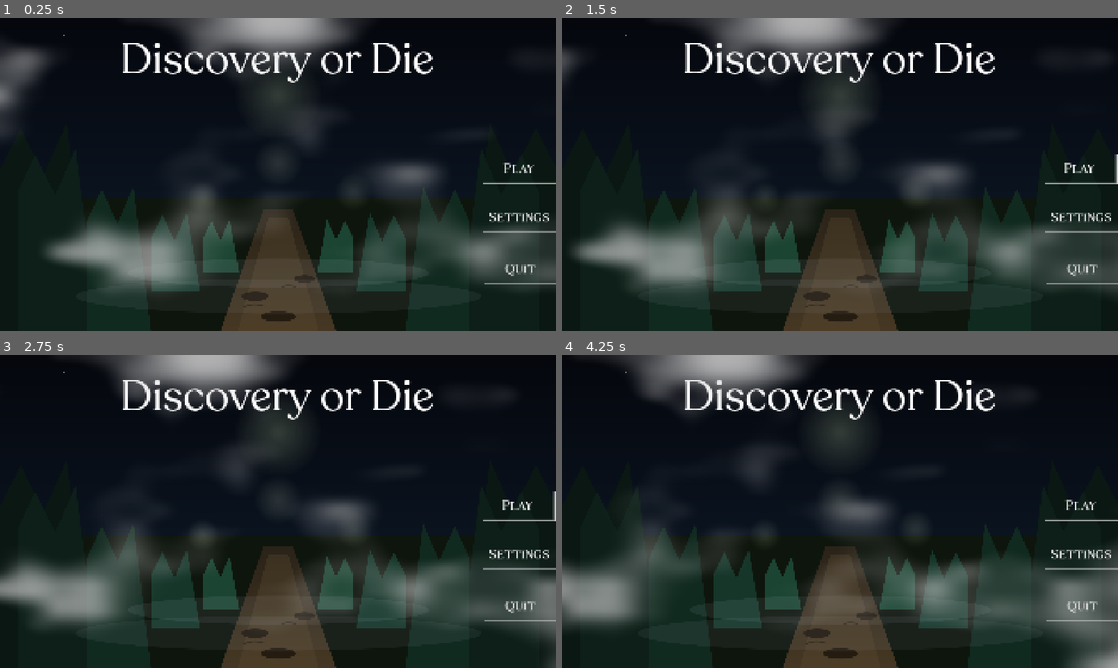
Above: before the commit, frames 1-4 (two rows, left to right).
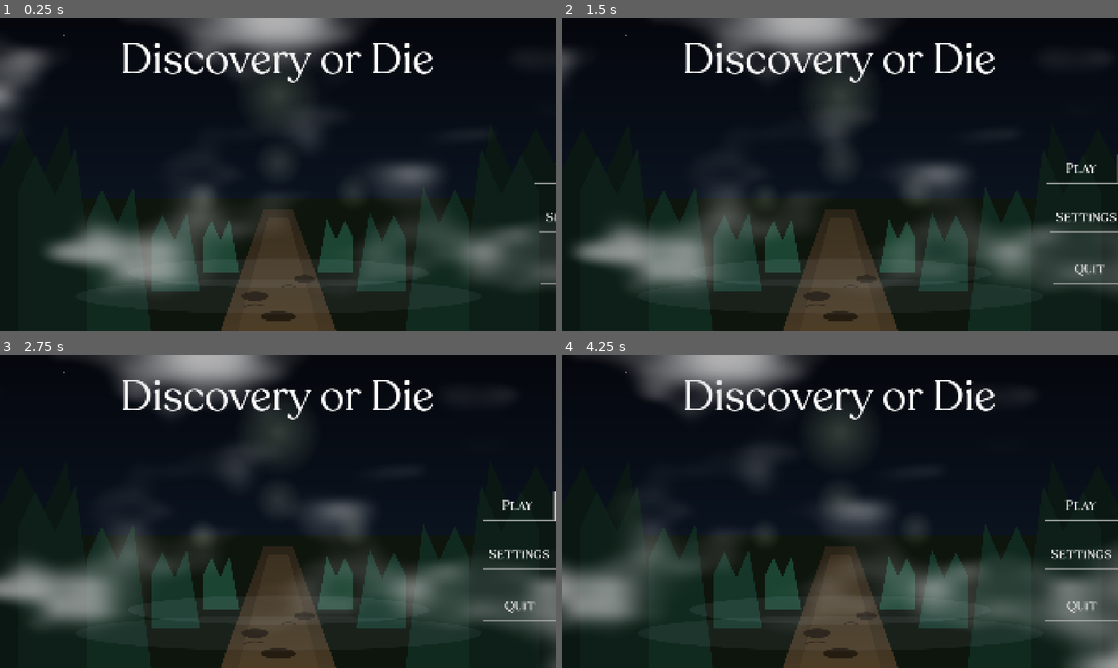
Above: after the commit, the same moments.

Repository: Lumix-Studio/DiscoveryOrDie
Game: Godot game, scene res://src/ui/main menu/main-menu.tscn
Same seed, same stepped clock (60 frames per second), same inputs: the game is played once before the commit and once after it. This scene is started directly instead of the project's main scene.
Inputs (mouse positions are in pixels of both pictures, inside the frame that each line leads up to):
- Up to frame 1 (0.25 s): no input
- Up to frame 2 (1.5 s): click "Play" at 0.5 s; click "Play" at 1.25 s
- Up to frame 3 (2.75 s): click "Play" at 2 s
- Up to frame 4 (4.25 s): move the mouse to (962, 495) at 2.77 s; hold D (dev_panel) 2.78-3.5 s; click (962, 495) at 2.92 s; drag from (728, 527) to (812, 574) at 3.52 s

The runs differ from the first frame. In frame 1, 0.5% of the frame differs, in the area x 86-100%, y 46-86%; in frame 2, 0.5%, in the area x 86-100%, y 43-86%; in frame 3, less than 0.1%; in frame 4, less than 0.1%.

Commit message:
feat: adicionei animações de 'in' a 'main menu'

Diff:
--- /dev/null
+++ b/src/autoloads/main menu/main_menu.gd
@@ -0,0 +1,14 @@
+extends Node2D
+
+@onready var animation_playar = $"Top Layar/AnimationPlayer"
+
+func _ready():
+	animation_playar.play("In")
+
+
+func _on_play_focus_exited() -> void:
+	print("botão acionado")
+
+
+func _on_settings_focus_entered() -> void:
+	print("botão acionado")
--- a/src/ui/main menu/main-menu.tscn
+++ b/src/ui/main menu/main-menu.tscn
@@ -1,6 +1,7 @@
 [gd_scene format=3 uid="uid://7unfcayf8fcv"]
 
 [ext_resource type="Texture2D" uid="uid://qfchfs0of2dw" path="res://assets/backgrounds/bg-trilha.svg" id="1_fvffa"]
+[ext_resource type="Script" uid="uid://keks0f6cr1ud" path="res://src/autoloads/main menu/main_menu.gd" id="1_racw3"]
 [ext_resource type="FontFile" uid="uid://blidbhod7okjh" path="res://src/config/fonts/recoleta/Recoleta-RegularDEMO.otf" id="2_trv5n"]
 [ext_resource type="FontFile" uid="uid://dtq7ngs2akvo3" path="res://src/config/fonts/agatho/Agatho_ BoldCAPS.otf" id="3_trv5n"]
 [ext_resource type="Theme" uid="uid://eocbir08at3y" path="res://src/config/theme ui/theme.tres" id="4_c2med"]
@@ -15,9 +16,84 @@
 
 [sub_resource type="QuadMesh" id="QuadMesh_k0dnv"]
 
+[sub_resource type="Animation" id="Animation_t2ne6"]
+resource_name = "In"
+length = 2.0333333
+tracks/0/type = "value"
+tracks/0/imported = false
+tracks/0/enabled = true
+tracks/0/path = NodePath("Black fade:color")
+tracks/0/interp = 1
+tracks/0/loop_wrap = true
+tracks/0/keys = {
+"times": PackedFloat32Array(0, 2.0333333),
+"transitions": PackedFloat32Array(0.48296818, 0.6),
+"update": 0,
+"values": [Color(0, 0, 0, 1), Color(0, 0, 0, 0)]
+}
+tracks/1/type = "value"
+tracks/1/imported = false
+tracks/1/enabled = true
+tracks/1/path = NodePath("../Center Layar/Play:position")
+tracks/1/interp = 1
+tracks/1/loop_wrap = true
+tracks/1/keys = {
+"times": PackedFloat32Array(0, 2.0333333),
+"transitions": PackedFloat32Array(0.35, 0.34151003),
+"update": 0,
+"values": [Vector2(1921, 470), Vector2(1667, 470)]
+}
+tracks/2/type = "value"
+tracks/2/imported = false
+tracks/2/enabled = true
+tracks/2/path = NodePath("../Center Layar/Settings:position")
+tracks/2/interp = 1
+tracks/2/loop_wrap = true
+tracks/2/keys = {
+"times": PackedFloat32Array(0, 2.0333333),
+"transitions": PackedFloat32Array(0.48296815, 0.36602136),
+"update": 0,
+"values": [Vector2(1921, 639), Vector2(1667, 639)]
+}
+tracks/3/type = "value"
+tracks/3/imported = false
+tracks/3/enabled = true
+tracks/3/path = NodePath("../Center Layar/Quit:position")
+tracks/3/interp = 1
+tracks/3/loop_wrap = true
+tracks/3/keys = {
+"times": PackedFloat32Array(0, 2.0333333),
+"transitions": PackedFloat32Array(0.59460354, 1),
+"update": 0,
+"values": [Vector2(1916, 817), Vector2(1669, 817)]
+}
+
+[sub_resource type="Animation" id="Animation_yorvf"]
+length = 0.001
+tracks/0/type = "value"
+tracks/0/imported = false
+tracks/0/enabled = true
+tracks/0/path = NodePath("Black fade:color")
+tracks/0/interp = 1
+tracks/0/loop_wrap = true
+tracks/0/keys = {
+"times": PackedFloat32Array(0),
+"transitions": PackedFloat32Array(1),
+"update": 0,
+"values": [Color(0, 0, 0, 1)]
+}
+
+[sub_resource type="AnimationLibrary" id="AnimationLibrary_k0dnv"]
+_data = {
+&"In": SubResource("Animation_t2ne6"),
+&"RESET": SubResource("Animation_yorvf")
+}
+
 [node name="MainMenu" type="Node2D" unique_id=1868828962]
+script = ExtResource("1_racw3")
 
 [node name="Backgrund Layar" type="CanvasLayer" parent="." unique_id=1086562850]
+layer = 0
 
 [node name="Backgrund" type="Sprite2D" parent="Backgrund Layar" unique_id=1858110853]
 position = Vector2(961, 540)
@@ -36,9 +112,9 @@
 [node name="Center Layar" type="CanvasLayer" parent="." unique_id=438436252]
 
 [node name="Play" type="Button" parent="Center Layar" unique_id=1025987328]
-offset_left = 1667.0
+offset_left = 1921.0
 offset_top = 470.0
-offset_right = 1919.0
+offset_right = 2172.9966
 offset_bottom = 575.0
 theme = ExtResource("4_c2med")
 theme_override_fonts/font = ExtResource("3_trv5n")
@@ -46,9 +122,9 @@
 text = "Play"
 
 [node name="Settings" type="Button" parent="Center Layar" unique_id=738847386]
-offset_left = 1667.0
+offset_left = 1921.0
 offset_top = 639.0
-offset_right = 1919.0
+offset_right = 2172.999
 offset_bottom = 743.0
 theme = ExtResource("4_c2med")
 theme_override_fonts/font = ExtResource("3_trv5n")
@@ -56,9 +132,9 @@
 text = "Settings"
 
 [node name="Quit" type="Button" parent="Center Layar" unique_id=2043582001]
-offset_left = 1671.0
+offset_left = 1916.0
 offset_top = 817.0
-offset_right = 1923.0
+offset_right = 2168.0012
 offset_bottom = 921.0
 theme = ExtResource("4_c2med")
 theme_override_fonts/font = ExtResource("3_trv5n")
@@ -66,6 +142,7 @@
 text = "Quit"
 
 [node name="Top Layar" type="CanvasLayer" parent="." unique_id=441007220]
+layer = 2
 
 [node name="Smoke" type="MeshInstance2D" parent="Top Layar" unique_id=556143214]
 material = SubResource("ShaderMaterial_racw3")
@@ -77,3 +154,13 @@
 metadata/_edit_lock_ = true
 
 [node name="AnimationPlayer" type="AnimationPlayer" parent="Top Layar" unique_id=1684676923]
+libraries/ = SubResource("AnimationLibrary_k0dnv")
+
+[node name="Black fade" type="ColorRect" parent="Top Layar" unique_id=1199516207]
+visible = false
+offset_right = 1928.0
+offset_bottom = 1088.0
+color = Color(0, 0, 0, 1)
+
+[connection signal="focus_exited" from="Center Layar/Play" to="." method="_on_play_focus_exited"]
+[connection signal="focus_entered" from="Center Layar/Settings" to="." method="_on_settings_focus_entered"]
Not shown, added: src/autoloads/main menu/main_menu.gd.uid
